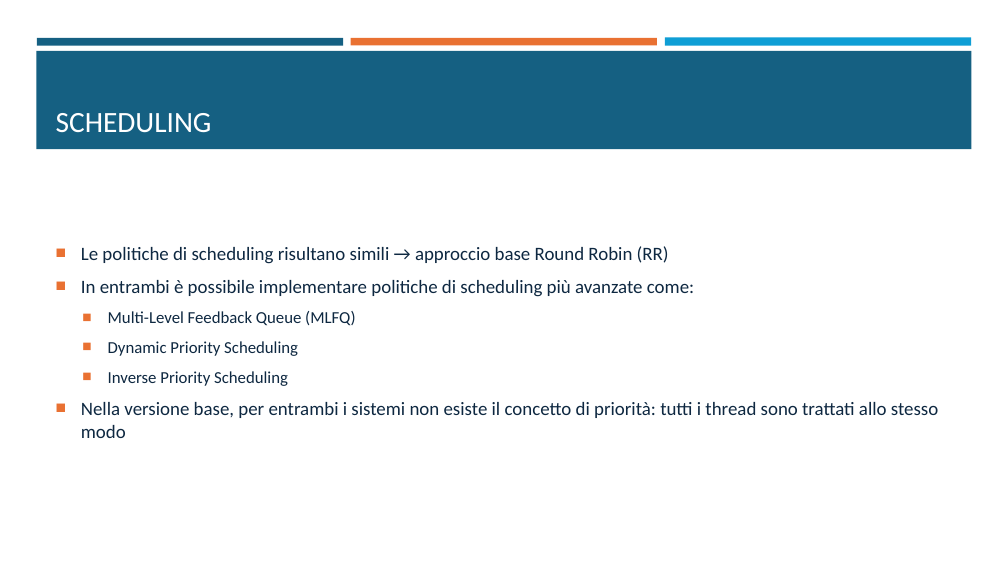
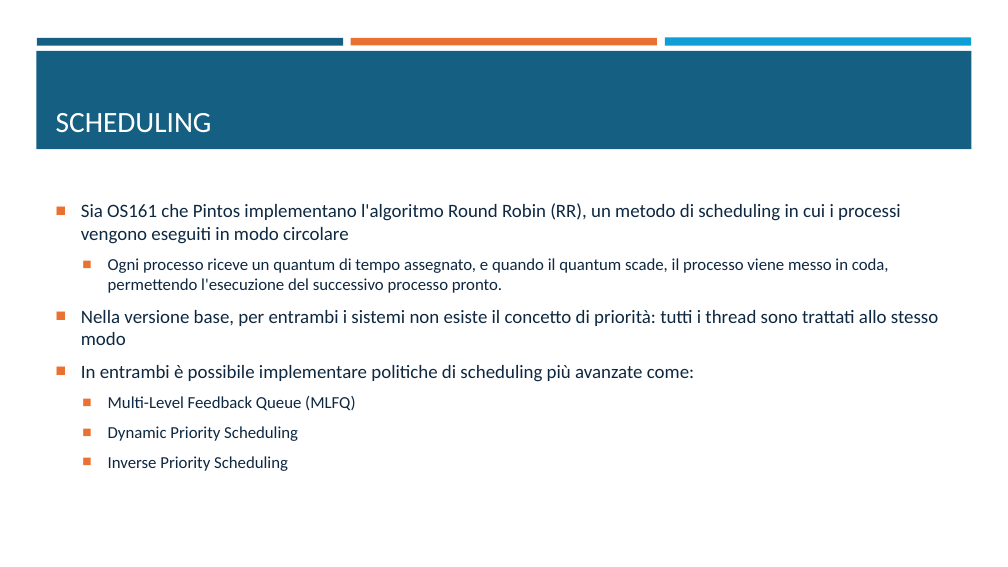
Before and after one commit to fraancyM/PintOS, a slide deck: slide 6 of Progetto_SO.pptx. Drawn at 1008x567 pixels with LibreOffice and Linux fonts; fonts in the diff are those of the drawing. Boxes give left, top, right and bottom in pixels: in the first picture for what was removed or moved away, otherwise in the second. Text is boxed around its words. In the diff, an @@ line names an element or a change of style, - is before the commit and + after.

Commit message:
Modifiche in scheduling e finito ppt

```diff
--- a/Progetto_SO.pptx
+++ b/Progetto_SO.pptx
@@ text "Sia OS161 che Pintos implementano ...": place and size @@
-text "Sia OS161 che Pintos implementano ..." at box(81, 246, 938, 438)
+text "Sia OS161 che Pintos implementano ..." at box(81, 203, 938, 471)
@@ text at box(81, 203, 938, 345): text changed @@
-■ Le politiche di scheduling risultano simili → approccio base Round Robin (RR)
+■ Sia OS161 che Pintos implementano l'algoritmo Round Robin (RR), un metodo di scheduling in cui i processi vengono eseguiti in modo circolare
+  ■ Ogni processo riceve un quantum di tempo assegnato, e quando il quantum scade, il processo viene messo in coda, permettendo l'esecuzione del successivo processo pronto.
+■ Nella versione base, per entrambi i sistemi non esiste il concetto di priorità: tutti i thread sono trattati allo stesso modo
@@ text at box(81, 402, 938, 438): paragraph removed @@
-■ Nella versione base, per entrambi i sistemi non esiste il concetto di priorità: tutti i thread sono trattati allo stesso modo
```
Also in this commit, not shown: 1 other slide changed, 2 slides added, 1 slide removed, 2 other files.
